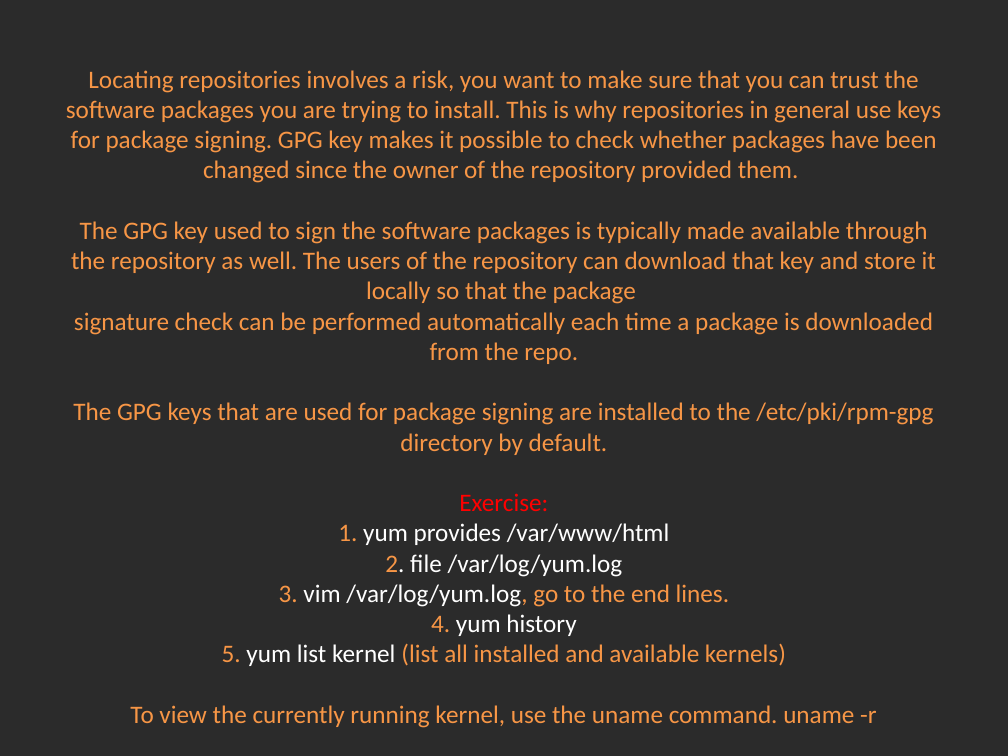
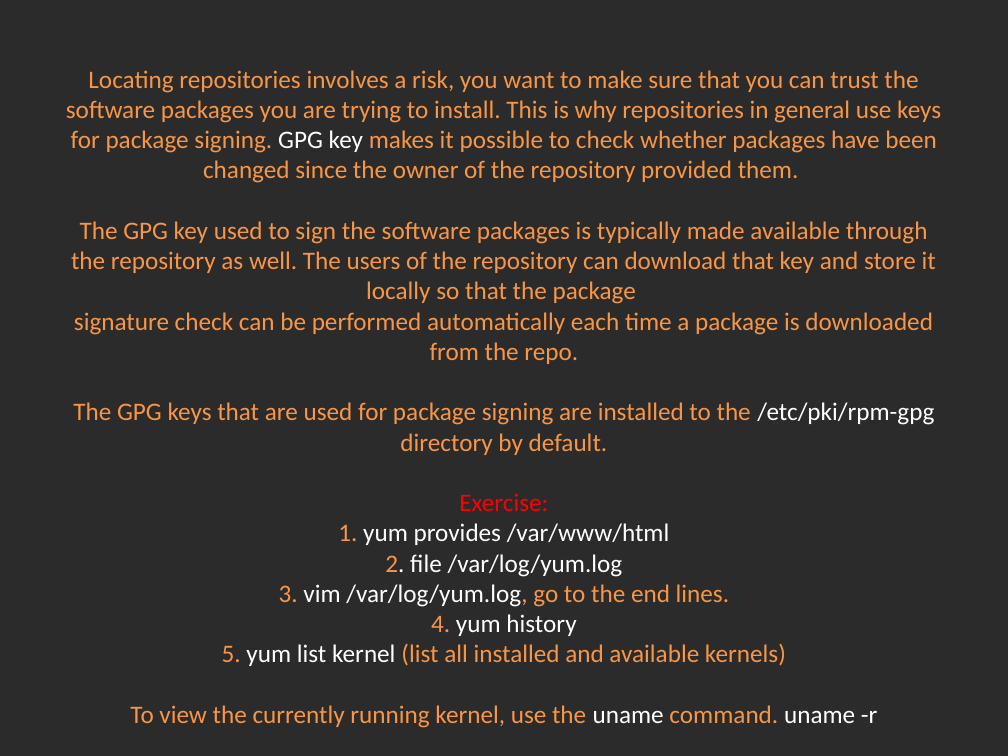
Before and after one commit to Academy-Soft-Intellect/Linux-Course, a slide deck: slide 5 of 09.Softwaremagement_And_Cron/09-SoftwareManagementAndCron.pptx. Drawn at 1008x756 pixels with LibreOffice and Linux fonts; fonts in the diff are those of the drawing; background and template pictures are left out; a plain dark background stands for a picture behind light text. Boxes give left, top, right and bottom in pixels: in the first picture for what was removed or moved away, otherwise in the second. Text is boxed around its words. In the diff, an @@ line names an element or a change of style, - is before the commit and + after.

```diff
--- a/09.Softwaremagement_And_Cron/09-SoftwareManagementAndCron.pptx
+++ b/09.Softwaremagement_And_Cron/09-SoftwareManagementAndCron.pptx
@@ title "U Locating repositories involves a ..." at [66, 70, 941, 728]: text colour #F79646 to #FFFFFF in "GPG key /etc/pki/rpm-gpg uname uname -r" @@
```
Also in this commit, not shown: 7 other slides changed.
